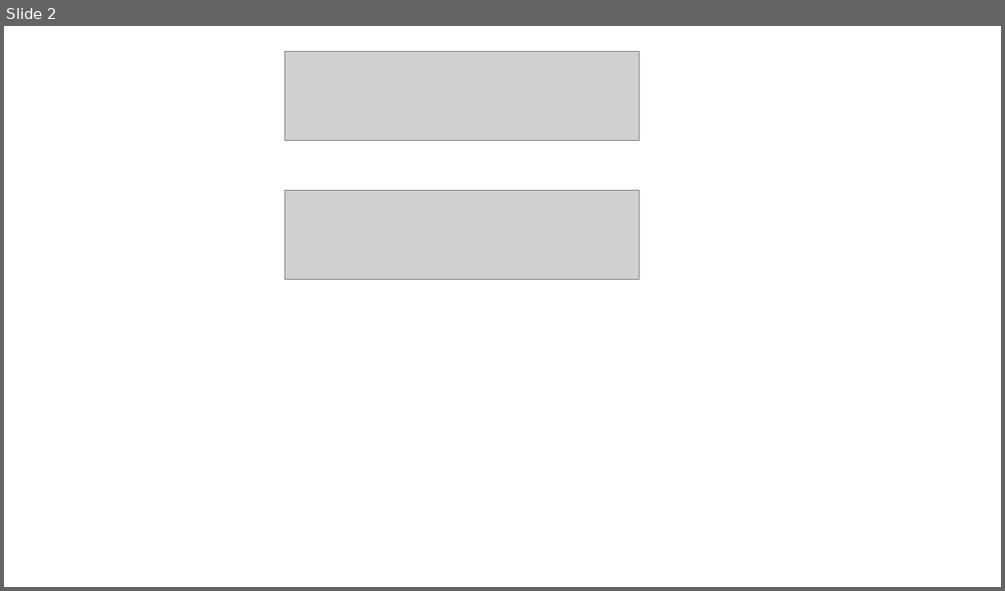
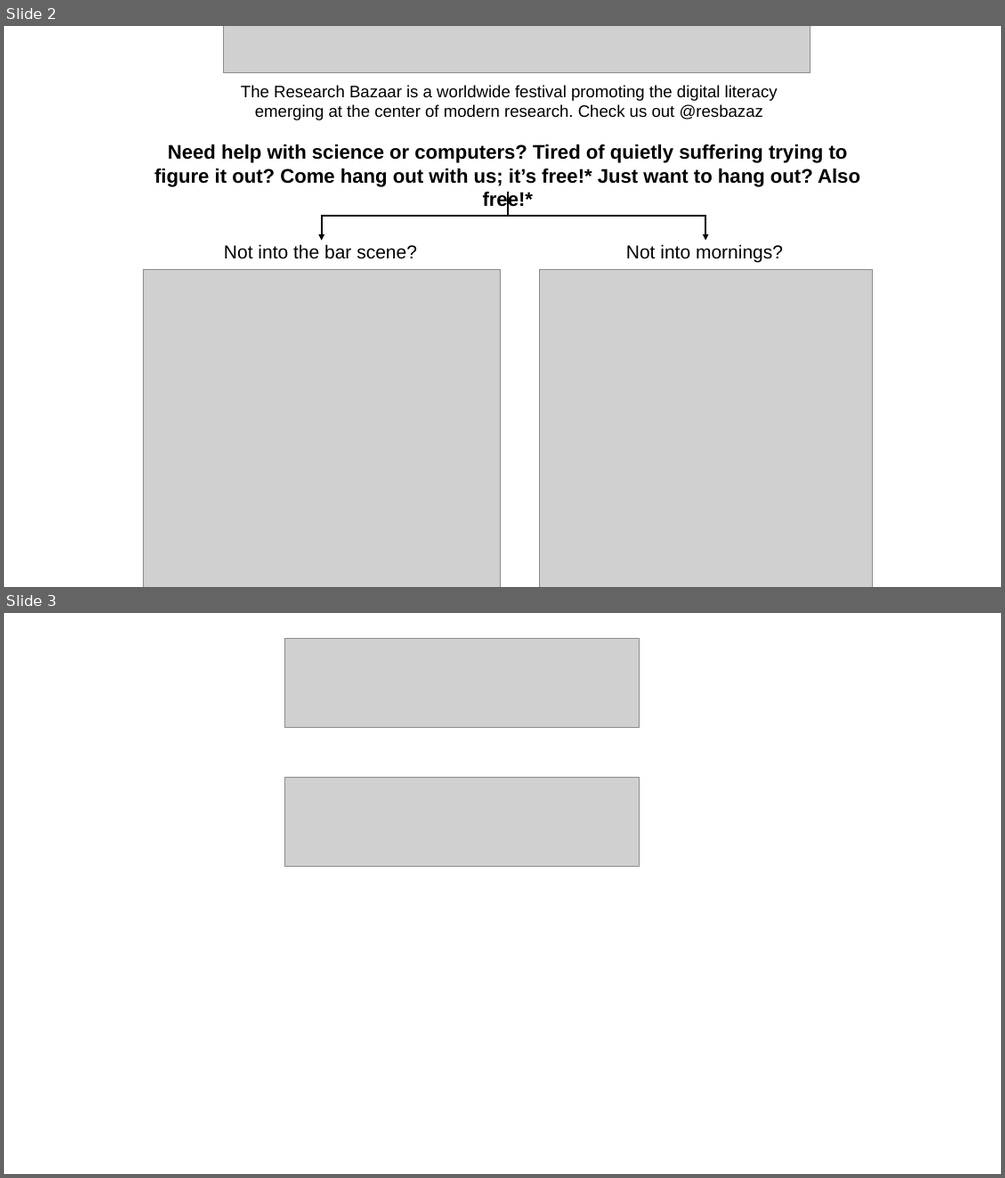
Before and after one commit to resbazaz/resbazaz_promotional_materials, a slide deck: material_design/ResBazAZ_advertising.pptx. Shown one above the other, each under a label of ours: slide 2 before the commit, slides 2 and 3 after it. The pictures are 1005x591 and 1005x1178 pixels, drawn with LibreOffice and Linux fonts; fonts in the diff are those of the drawing; grey boxes stand for pictures. Boxes give left, top, right and bottom in pixels: in the first picture for what was removed or moved away, otherwise in the second. Text is boxed around its words. In the diff, an @@ line names an element or a change of style, - is before the commit and + after.

```diff
--- a/material_design/ResBazAZ_advertising.pptx
+++ b/material_design/ResBazAZ_advertising.pptx
@@ slide 2 added at (4,26,1001,587), background #FFFFFF @@
@@ group added at (143,26,872,587): 4 texts, 3 pictures, 2 elbow arrows @@
+The Research Bazaar is a worldwide festival promoting the digital literacy emerging at the center of modern research. Check us out @resbazaz
+Not into mornings?
+Not into the bar scene?
+Need help with science or computers? Tired of quietly suffering trying to figure it out? Come hang out with us; it’s free!* Just want to hang out? Also free!*
@@ what was slide 2 is now slide 3 @@
```
Also in this commit, not shown: 1 slide changed, 2 other slides added, 5 other files.
